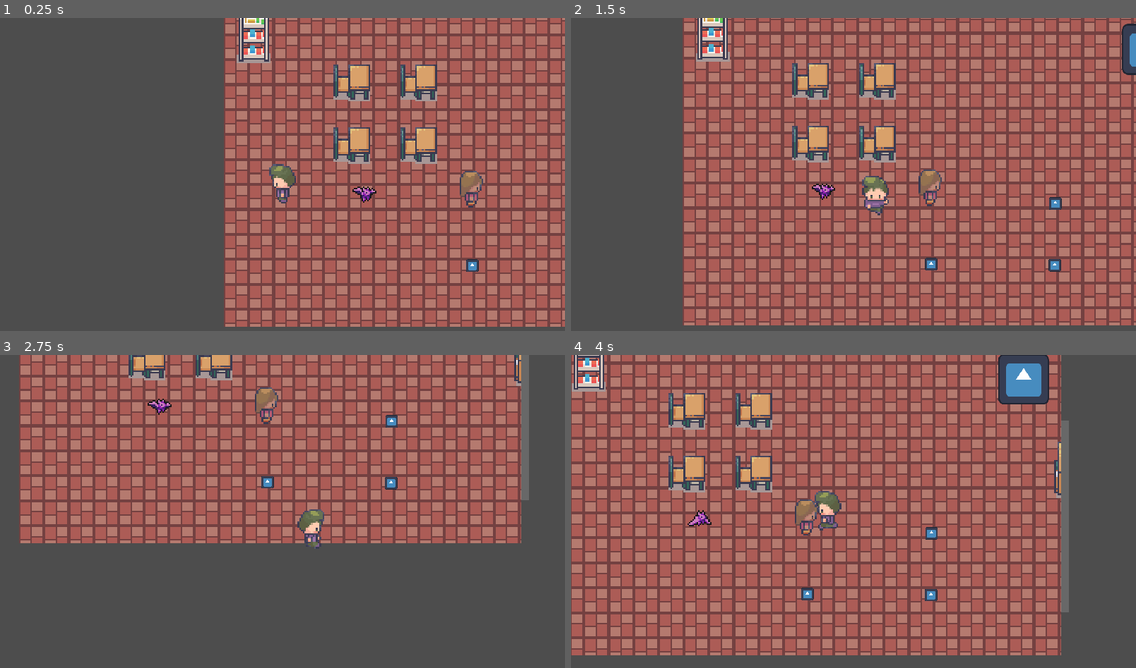
Above: before the commit, frames 1-4 (two rows, left to right).
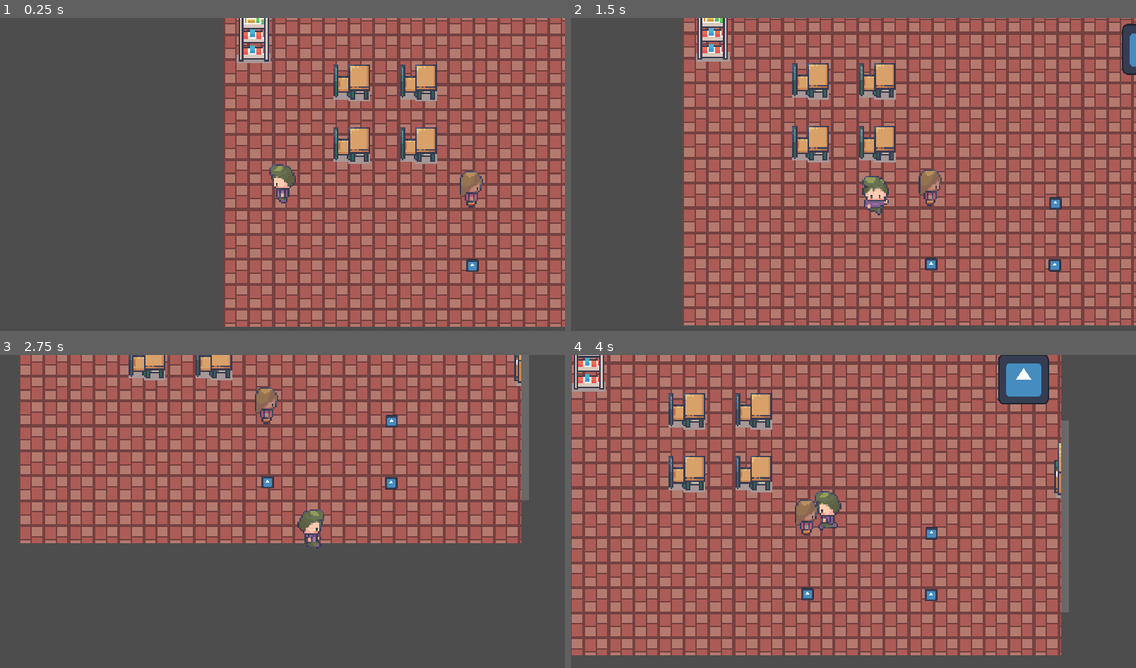
Above: after the commit, the same moments.

Repository: kutayzku/te-ipsum-invenire-game
Game: Godot game, scene res://v0.tscn
Same seed, same stepped clock (60 frames per second), same inputs: the game is played once before the commit and once after it. The engine's default icon, where the game draws it, is replaced by a stand-in: a white triangle on a blue panel in a dark square.
Inputs:
- Up to frame 1 (0.25 s): no input
- Up to frame 2 (1.5 s): hold Right (ui_right) 0.53-1.28 s; hold Down (ui_down) from 1.28 s (still down)
- Up to frame 3 (2.75 s): release Down (ui_down) at 2.03 s; hold Right (ui_right) from 2.03 s (still down)
- Up to frame 4 (4 s): release Right (ui_right) at 2.78 s; hold Up (ui_up) 2.78-3.53 s; hold Left (ui_left) from 3.53 s (still down)

The runs differ from the first frame. In frame 1, 0.1% of the frame differs, in the area x 62-67%, y 53-60%; in frame 2, 0.1%; in frame 3, 0.1%; in frame 4, 0.1%.

Commit message:
son
👍 ✈️ 🍎

Diff:
--- a/Enemies/Bat.tscn
+++ /dev/null
@@ -1,61 +0,0 @@
-[gd_scene load_steps=9 format=3 uid="uid://c1ki501lhtxre"]
-
-[ext_resource type="Texture2D" uid="uid://c53fjo1efbbtp" path="res://Enemies/Bat.png" id="1"]
-
-[sub_resource type="ShaderMaterial" id="14"]
-resource_local_to_scene = true
-
-[sub_resource type="AtlasTexture" id="1"]
-atlas = ExtResource("1")
-region = Rect2(0, 0, 16, 24)
-
-[sub_resource type="AtlasTexture" id="2"]
-atlas = ExtResource("1")
-region = Rect2(16, 0, 16, 24)
-
-[sub_resource type="AtlasTexture" id="3"]
-atlas = ExtResource("1")
-region = Rect2(32, 0, 16, 24)
-
-[sub_resource type="AtlasTexture" id="4"]
-atlas = ExtResource("1")
-region = Rect2(48, 0, 16, 24)
-
-[sub_resource type="AtlasTexture" id="5"]
-atlas = ExtResource("1")
-region = Rect2(64, 0, 16, 24)
-
-[sub_resource type="SpriteFrames" id="6"]
-animations = [{
-"frames": [{
-"duration": 1.0,
-"texture": SubResource("1")
-}, {
-"duration": 1.0,
-"texture": SubResource("2")
-}, {
-"duration": 1.0,
-"texture": SubResource("3")
-}, {
-"duration": 1.0,
-"texture": SubResource("4")
-}, {
-"duration": 1.0,
-"texture": SubResource("5")
-}],
-"loop": true,
-"name": &"Fly",
-"speed": 15.0
-}]
-
-[node name="Bat" type="CharacterBody2D"]
-collision_layer = 16
-
-[node name="AnimatedSprite" type="AnimatedSprite2D" parent="."]
-material = SubResource("14")
-scale = Vector2(3, 3)
-sprite_frames = SubResource("6")
-animation = &"Fly"
-autoplay = "Fly"
-frame_progress = 0.816785
-offset = Vector2(0, -12)
--- a/v0.tscn
+++ b/v0.tscn
@@ -6,7 +6,6 @@
 [ext_resource type="PackedScene" uid="uid://cj6ysb2fvdlvo" path="res://Characters/Player/player.tscn" id="4_f6m1a"]
 [ext_resource type="PackedScene" uid="uid://b8gxc2ub2wge3" path="res://Interiors/Save Branch/sıra.tscn" id="4_jsttu"]
 [ext_resource type="PackedScene" uid="uid://c1q6uuo5ftouh" path="res://Characters/dnm NPC/npc_hoca.tscn" id="6_7wdrr"]
-[ext_resource type="PackedScene" uid="uid://c1ki501lhtxre" path="res://Enemies/Bat.tscn" id="7_5ng1t"]
 
 [sub_resource type="RectangleShape2D" id="RectangleShape2D_cxepv"]
 size = Vector2(16, 69)
@@ -117,8 +116,4 @@
 [node name="Player" parent="." instance=ExtResource("4_f6m1a")]
 position = Vector2(120, 392)
 
-[node name="Bat" parent="." instance=ExtResource("7_5ng1t")]
-position = Vector2(287, 418)
-script = null
-
 [connection signal="ready" from="NPC HOCA" to="NPC HOCA" method="_on_ready"]
Not shown: 1 places in v0.tscn that only renumber resources
